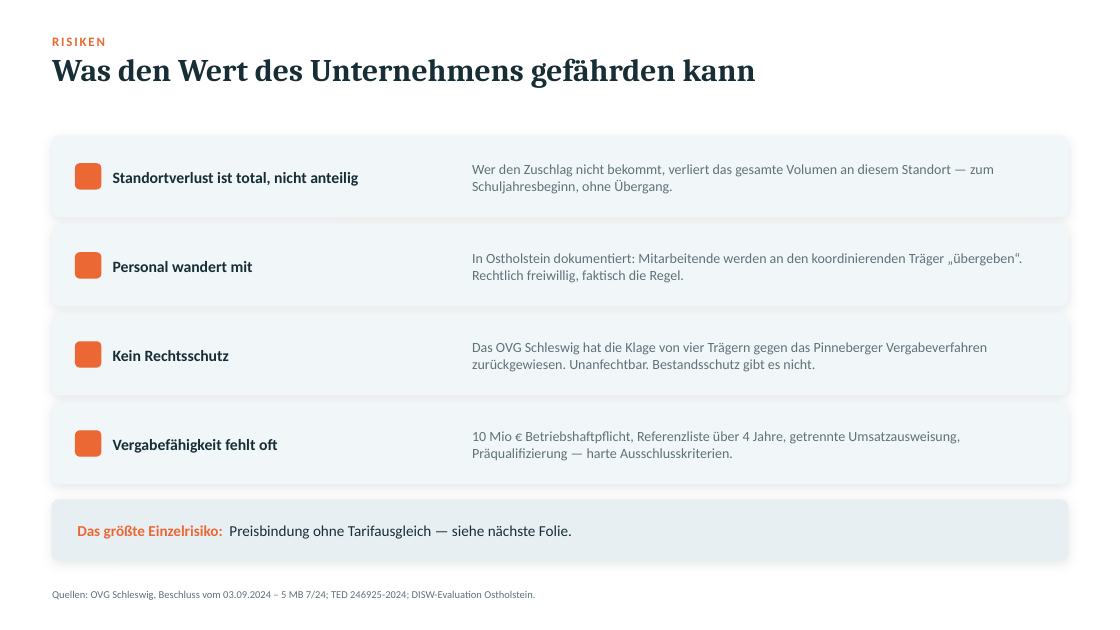
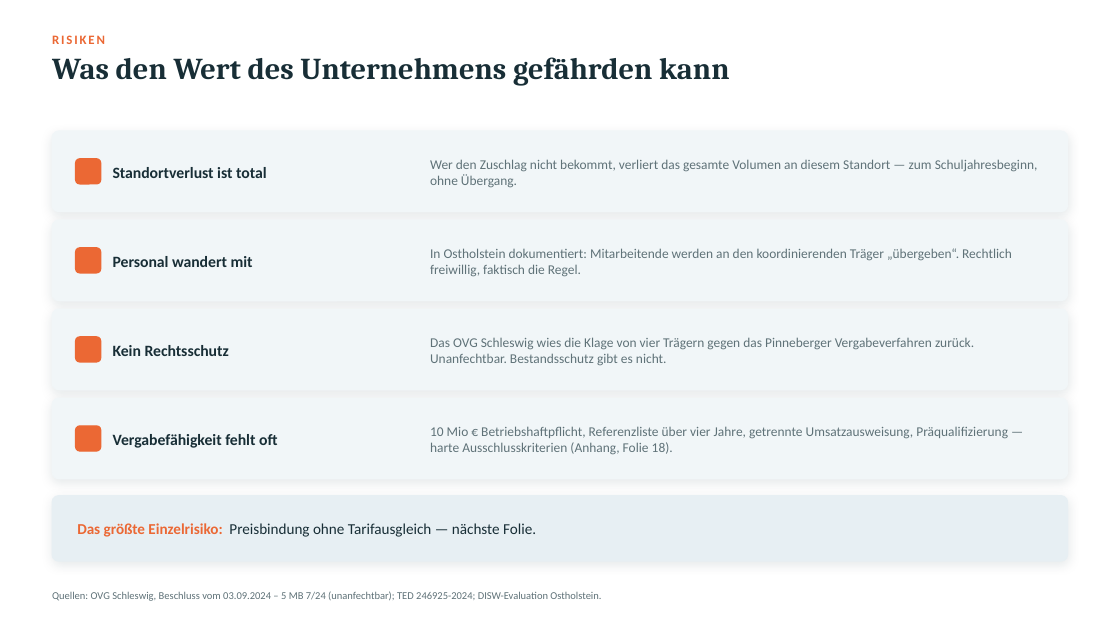
Before and after one commit to findingNemo0o0/repository, a slide deck: slide 11 of praesentation/SKP-Marktanalyse-Schulbegleitung.pptx (slide 10 before the commit). Drawn at 1120x630 pixels with LibreOffice and Linux fonts; fonts in the diff are those of the drawing. Boxes give left, top, right and bottom in pixels: in the first picture for what was removed or moved away, otherwise in the second. Text is boxed around its words. In the diff, an @@ line names an element or a change of style, - is before the commit and + after.

```diff
--- a/praesentation/SKP-Marktanalyse-Schulbegleitung.pptx
+++ b/praesentation/SKP-Marktanalyse-Schulbegleitung.pptx
@@ text "Was den Wert des Unternehmens ..." at bbox=[52, 57, 729, 85]: size 27 to 26 pt @@
@@ text "Wer den Zuschlag nicht bekommt, ..." at bbox=[430, 159, 1038, 188]: size 12 to 11.5 pt @@
@@ text "Wer den Zuschlag nicht bekommt, ...": place and size @@
-text "Wer den Zuschlag nicht bekommt, ..." at bbox=[472, 164, 994, 194]
+text "Wer den Zuschlag nicht bekommt, ..." at bbox=[430, 159, 1038, 188]
@@ text at bbox=[113, 167, 267, 178]: text changed @@
-Standortverlust ist total, nicht anteilig
+Standortverlust ist total
@@ text "Personal wandert mit": place and size @@
-text "Personal wandert mit" at bbox=[113, 261, 253, 272]
+text "Personal wandert mit" at bbox=[113, 256, 253, 267]
@@ text "In Ostholstein dokumentiert: Mitarbeitende werden ...": place and size @@
-text "In Ostholstein dokumentiert: Mitarbeitende werden ..." at bbox=[472, 253, 1022, 283]
+text "In Ostholstein dokumentiert: Mitarbeitende werden ..." at bbox=[430, 248, 1012, 277]
@@ text "In Ostholstein dokumentiert: Mitarbeitende werden ..." at bbox=[430, 248, 1012, 277]: size 12 to 11.5 pt @@
@@ text "Kein Rechtsschutz": place and size @@
-text "Kein Rechtsschutz" at bbox=[113, 350, 229, 361]
+text "Kein Rechtsschutz" at bbox=[113, 345, 229, 356]
@@ 8 rounded rectangles: place and size @@
-8 rounded rectangles at bbox=[52, 136, 1068, 484]
+8 rounded rectangles at bbox=[52, 131, 1068, 479]
@@ text at bbox=[430, 337, 974, 365]: text changed; size 12 to 11.5 pt @@
-Das OVG Schleswig hat die Klage von vier Trägern gegen das Pinneberger Vergabeverfahren zurückgewiesen. Unanfechtbar. Bestandsschutz gibt es nicht.
+Das OVG Schleswig wies die Klage von vier Trägern gegen das Pinneberger Vergabeverfahren zurück. Unanfechtbar. Bestandsschutz gibt es nicht.
@@ text "Vergabefähigkeit fehlt oft": place and size @@
-text "Vergabefähigkeit fehlt oft" at bbox=[113, 439, 277, 453]
+text "Vergabefähigkeit fehlt oft" at bbox=[113, 434, 277, 448]
@@ text at bbox=[430, 426, 1008, 454]: text changed; size 12 to 11.5 pt @@
-10 Mio € Betriebshaftpflicht, Referenzliste über 4 Jahre, getrennte Umsatzausweisung, Präqualifizierung — harte Ausschlusskriterien.
+10 Mio € Betriebshaftpflicht, Referenzliste über vier Jahre, getrennte Umsatzausweisung, Präqualifizierung — harte Ausschlusskriterien (Anhang, Folie 18).
@@ rounded rectangle: place and size @@
-rounded rectangle at bbox=[52, 500, 1068, 560]
+rounded rectangle at bbox=[52, 496, 1068, 561]
@@ rounded rectangle at bbox=[52, 496, 1068, 561]: proportions changed @@
@@ text at bbox=[77, 523, 536, 537]: text changed @@
-Das größte Einzelrisiko: Preisbindung ohne Tarifausgleich — siehe nächste Folie.
+Das größte Einzelrisiko: Preisbindung ohne Tarifausgleich — nächste Folie.
@@ text at bbox=[52, 591, 601, 601]: text changed @@
-Quellen: OVG Schleswig, Beschluss vom 03.09.2024 – 5 MB 7/24; TED 246925-2024; DISW-Evaluation Ostholstein.
+Quellen: OVG Schleswig, Beschluss vom 03.09.2024 – 5 MB 7/24 (unanfechtbar); TED 246925-2024; DISW-Evaluation Ostholstein.
```
Also in this commit, not shown: 11 other slides changed, 7 slides added, 1 slide removed, 2 other files.
